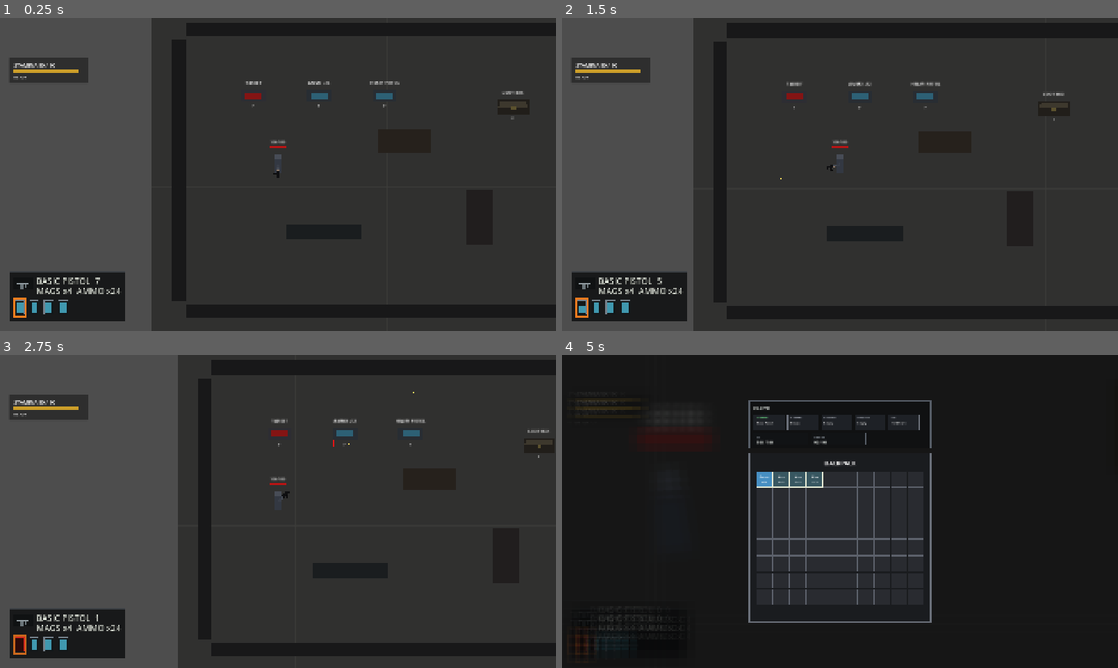
Above: before the commit, frames 1-4 (two rows, left to right).
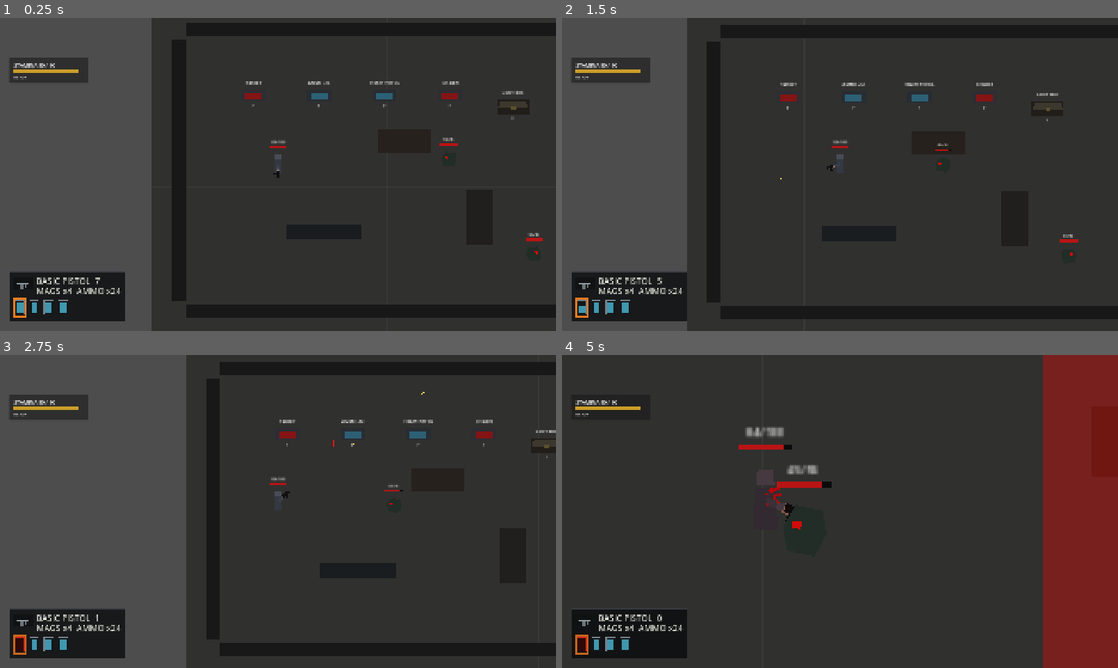
Above: after the commit, the same moments.

Repository: YuiTatsuki1011/projekt-black
Game: Godot game, scene res://scenes/levels/top_down_test_level.tscn
The game is run twice, just before and just after one commit, with the same random seed, the same clock (stepped at 60 frames per second) and the same inputs.
Inputs (mouse positions are in pixels of both pictures, inside the frame that each line leads up to):
- Up to frame 1 (0.25 s): no input
- Up to frame 2 (1.5 s): tap Enter at 0.5 s; move the mouse to (962, 158) at 0.52 s; hold D (move_right) 0.53-1.25 s; hold C (crouch) 0.53-1.25 s; click (962, 158) at 0.67 s; tap W (move_up) at 0.77 s; drag from (728, 190) to (840, 174) at 1.27 s
- Up to frame 3 (2.75 s): tap Space at 2 s; move the mouse to (333, 442) at 2.02 s; press the mouse at (333, 442) at 2.03 s; hold A (move_left) from 2.03 s (still down)
- Up to frame 4 (5 s): release A (move_left) at 2.75 s; release the mouse at (895, 442) at 2.75 s; drag from (812, 574) to (906, 433) at 2.77 s; move the mouse to (1006, 558) at 3.52 s; hold D (move_right) 3.53-4.25 s; hold Right mouse button (sub_weapon_aim) 3.53-4.25 s; tap W (move_up) at 3.77 s; tap Tab (inventory_toggle) at 4.15 s; drag from (673, 464) to (795, 524) at 4.27 s

The runs differ from the first frame. In frame 1, 0.2% of the frame differs, in the area x 79-98%, y 20-76%; in frame 2, 1.8%; in frame 3, 2.1%; in frame 4, 77%, in the area x 0-100%, y 0-100%.

Commit message:
Add top-down combat enemy prototype

Diff:
--- /dev/null
+++ b/scenes/enemies/top_down_chaser_enemy.tscn
@@ -0,0 +1,57 @@
+[gd_scene load_steps=9 format=3]
+
+[ext_resource type="Script" path="res://scripts/enemies/top_down_chaser_enemy.gd" id="1_chaser"]
+[ext_resource type="Script" path="res://scripts/combat/health.gd" id="2_health"]
+[ext_resource type="PackedScene" path="res://scenes/ui/health_indicator.tscn" id="3_health_indicator"]
+[ext_resource type="PackedScene" path="res://scenes/vfx/hit_burst.tscn" id="4_hit_burst"]
+[ext_resource type="PackedScene" path="res://scenes/vfx/death_burst.tscn" id="5_death_burst"]
+[ext_resource type="Script" path="res://scripts/enemies/loot_dropper.gd" id="6_loot_dropper"]
+
+[sub_resource type="CircleShape2D" id="CircleShape2D_body"]
+radius = 16.0
+
+[sub_resource type="CircleShape2D" id="CircleShape2D_damage"]
+radius = 26.0
+
+[node name="TopDownChaserEnemy" type="CharacterBody2D"]
+collision_layer = 8
+collision_mask = 3
+script = ExtResource("1_chaser")
+hit_vfx_scene = ExtResource("4_hit_burst")
+death_vfx_scene = ExtResource("5_death_burst")
+
+[node name="CollisionShape2D" type="CollisionShape2D" parent="."]
+shape = SubResource("CircleShape2D_body")
+
+[node name="BodyVisual" type="Polygon2D" parent="."]
+color = Color(0.13, 0.18, 0.15, 1)
+polygon = PackedVector2Array(-16, -14, 7, -18, 18, -3, 14, 14, -9, 18, -19, 2)
+
+[node name="Eye" type="Polygon2D" parent="BodyVisual"]
+position = Vector2(6, -4)
+color = Color(0.82, 0.05, 0.04, 1)
+polygon = PackedVector2Array(-4, -3, 4, -3, 5, 2, -3, 3)
+
+[node name="DamageArea" type="Area2D" parent="."]
+collision_layer = 0
+collision_mask = 2
+
+[node name="CollisionShape2D" type="CollisionShape2D" parent="DamageArea"]
+shape = SubResource("CircleShape2D_damage")
+
+[node name="Health" type="Node" parent="."]
+script = ExtResource("2_health")
+max_health = 55
+current_health = 55
+
+[node name="HealthIndicator" parent="." instance=ExtResource("3_health_indicator")]
+position = Vector2(0, -32)
+
+[node name="LootDropper" type="Node" parent="."]
+script = ExtResource("6_loot_dropper")
+item_ids = Array[StringName]([&"pistol_ammo"])
+drop_chances = Array[float]([1.0])
+min_quantities = Array[int]([3])
+max_quantities = Array[int]([7])
+drop_offset = Vector2(0, 0)
+spread_radius = 18.0
--- a/scenes/levels/top_down_test_level.tscn
+++ b/scenes/levels/top_down_test_level.tscn
@@ -10,6 +10,7 @@
 [ext_resource type="PackedScene" path="res://scenes/enemies/training_target.tscn" id="8_training_target"]
 [ext_resource type="PackedScene" path="res://scenes/interaction/item_grant_button.tscn" id="9_item_grant_button"]
 [ext_resource type="PackedScene" path="res://scenes/interaction/item_container.tscn" id="10_item_container"]
+[ext_resource type="PackedScene" path="res://scenes/enemies/top_down_chaser_enemy.tscn" id="11_top_down_chaser"]
 
 [sub_resource type="RectangleShape2D" id="RectangleShape2D_horizontal_wall"]
 size = Vector2(960, 32)
@@ -153,8 +154,15 @@
 [node name="Player" parent="." instance=ExtResource("1_player")]
 position = Vector2(220, 330)
 movement_mode = 1
+walk_speed = 208.0
 
 [node name="Enemies" type="Node2D" parent="."]
+
+[node name="ChaserA" parent="Enemies" instance=ExtResource("11_top_down_chaser")]
+position = Vector2(650, 292)
+
+[node name="ChaserB" parent="Enemies" instance=ExtResource("11_top_down_chaser")]
+position = Vector2(830, 520)
 
 [node name="TargetButton" parent="." instance=ExtResource("7_spawn_button")]
 position = Vector2(162, 142)
@@ -172,6 +180,11 @@
 button_label = "HEAVY PISTOL"
 quantity = 1
 
+[node name="ChaserButton" parent="." instance=ExtResource("7_spawn_button")]
+position = Vector2(630, 142)
+spawn_scene = ExtResource("11_top_down_chaser")
+button_label = "CHASER"
+
 [node name="LootBox" parent="." instance=ExtResource("10_item_container")]
 position = Vector2(780, 170)
 container_label = "LOOT BOX"
--- /dev/null
+++ b/scripts/enemies/top_down_chaser_enemy.gd
@@ -0,0 +1,240 @@
+extends CharacterBody2D
+class_name TopDownChaserEnemy
+
+enum AttackState {
+	CHASE,
+	WINDUP,
+	ACTIVE,
+	RECOVERY,
+}
+
+@export var target_path: NodePath = NodePath("../../Player")
+@export var move_speed: float = 92.0
+@export var aggro_range: float = 520.0
+@export var attack_damage: int = 16
+@export var attack_range: float = 34.0
+@export var attack_windup_time: float = 0.28
+@export var attack_active_time: float = 0.16
+@export var attack_recovery_time: float = 0.55
+@export var attack_lunge_speed: float = 180.0
+@export var hit_vfx_scene: PackedScene
+@export var death_vfx_scene: PackedScene
+@export var knockback_strength: float = 130.0
+@export var knockback_recovery: float = 500.0
+@export var hit_flash_time: float = 0.08
+
+@onready var health: Node = $Health
+@onready var body_visual: Polygon2D = $BodyVisual
+@onready var eye_visual: Polygon2D = $BodyVisual/Eye
+@onready var damage_area: Area2D = $DamageArea
+@onready var loot_dropper: Node = get_node_or_null("LootDropper")
+
+var _target: Node2D
+var _is_dead: bool = false
+var _knockback_velocity: Vector2 = Vector2.ZERO
+var _base_body_color: Color
+var _base_eye_color: Color
+var _flash_tween: Tween
+var _attack_state: AttackState = AttackState.CHASE
+var _attack_timer: float = 0.0
+var _attack_direction: Vector2 = Vector2.RIGHT
+var _has_hit_this_attack: bool = false
+
+
+func _ready() -> void:
+	_base_body_color = body_visual.color
+	_base_eye_color = eye_visual.color
+	_resolve_target()
+	health.damaged.connect(_on_damaged)
+	health.died.connect(_on_died)
+
+
+func set_target(target: Node2D) -> void:
+	_target = target
+
+
+func _physics_process(delta: float) -> void:
+	if _is_dead:
+		return
+
+	if _target == null or not is_instance_valid(_target):
+		_resolve_target()
+
+	_update_attack_state(delta)
+	_update_velocity()
+	_knockback_velocity = _knockback_velocity.move_toward(Vector2.ZERO, knockback_recovery * delta)
+	move_and_slide()
+
+
+func apply_hit_reaction(direction: Vector2, _damage: int, hit_position: Vector2) -> void:
+	var knockback_direction := direction.normalized()
+	if knockback_direction == Vector2.ZERO:
+		knockback_direction = Vector2.RIGHT
+	_knockback_velocity = knockback_direction * knockback_strength
+	_spawn_vfx(hit_vfx_scene, hit_position)
+	_flash()
+
+
+func _resolve_target() -> void:
+	_target = get_node_or_null(target_path) as Node2D
+	if _target != null:
+		return
+
+	var current_scene := get_tree().current_scene
+	if current_scene != null:
+		_target = current_scene.get_node_or_null("Player") as Node2D
+
+
+func _update_velocity() -> void:
+	velocity = _knockback_velocity
+	if _target == null:
+		return
+
+	match _attack_state:
+		AttackState.CHASE:
+			var to_target := _target.global_position - global_position
+			if to_target.length_squared() <= aggro_range * aggro_range and to_target.length_squared() > 1.0:
+				velocity += to_target.normalized() * move_speed
+				_set_facing(to_target)
+		AttackState.ACTIVE:
+			velocity += _attack_direction * attack_lunge_speed
+
+
+func _update_attack_state(delta: float) -> void:
+	match _attack_state:
+		AttackState.CHASE:
+			_try_start_attack()
+		AttackState.WINDUP:
+			_attack_timer -= delta
+			_pulse_windup()
+			if _attack_timer <= 0.0:
+				_enter_active_attack()
+		AttackState.ACTIVE:
+			_attack_timer -= delta
+			_try_apply_attack_damage()
+			if _attack_timer <= 0.0:
+				_enter_recovery()
+		AttackState.RECOVERY:
+			_attack_timer -= delta
+			if _attack_timer <= 0.0:
+				_enter_chase()
+
+
+func _try_start_attack() -> void:
+	if _target == null:
+		return
+
+	var to_target := _target.global_position - global_position
+	if to_target.length_squared() > attack_range * attack_range:
+		return
+
+	_attack_direction = to_target.normalized()
+	if _attack_direction == Vector2.ZERO:
+		_attack_direction = Vector2.RIGHT
+	_set_facing(_attack_direction)
+	_attack_state = AttackState.WINDUP
+	_attack_timer = attack_windup_time
+	_has_hit_this_attack = false
+	body_visual.scale = Vector2(body_visual.scale.x * 1.08, 0.92)
+
+
+func _enter_active_attack() -> void:
+	_attack_state = AttackState.ACTIVE
+	_attack_timer = attack_active_time
+	body_visual.scale = Vector2(signf(body_visual.scale.x) * 0.92, 1.1)
+	body_visual.color = _base_body_color
+	eye_visual.color = _base_eye_color
+	_try_apply_attack_damage()
+
+
+func _enter_recovery() -> void:
+	_attack_state = AttackState.RECOVERY
+	_attack_timer = attack_recovery_time
+	body_visual.scale = Vector2(signf(body_visual.scale.x), 1.0)
+	body_visual.color = _base_body_color
+	eye_visual.color = _base_eye_color
+
+
+func _enter_chase() -> void:
+	_attack_state = AttackState.CHASE
+	_attack_timer = 0.0
+	_has_hit_this_attack = false
+	body_visual.scale = Vector2(signf(body_visual.scale.x), 1.0)
+	body_visual.color = _base_body_color
+	eye_visual.color = _base_eye_color
+
+
+func _try_apply_attack_damage() -> void:
+	if _has_hit_this_attack:
+		return
+
+	for body in damage_area.get_overlapping_bodies():
+		var health_node := _find_health(body)
+		if health_node == null:
+			continue
+
+		_has_hit_this_attack = true
+		if body.has_method("apply_damage_reaction"):
+			body.call("apply_damage_reaction", _attack_direction, attack_damage, global_position)
+		health_node.apply_damage(attack_damage)
+		return
+
+
+func _find_health(node: Node) -> Node:
+	if node == null:
+		return null
+
+	return node.get_node_or_null("Health")
+
+
+func _set_facing(direction: Vector2) -> void:
+	if absf(direction.x) <= 0.01:
+		return
+
+	body_visual.scale.x = signf(direction.x) * absf(body_visual.scale.x)
+
+
+func _pulse_windup() -> void:
+	var pulse := 0.78 + sin(Time.get_ticks_msec() * 0.024) * 0.22
+	body_visual.color = _base_body_color.lerp(Color(0.92, 0.12, 0.08, 1.0), pulse)
+	eye_visual.color = _base_eye_color.lerp(Color.WHITE, pulse)
+
+
+func _on_damaged(_amount: int, _current_health: int, _max_health: int) -> void:
+	_flash()
+
+
+func _on_died() -> void:
+	if _is_dead:
+		return
+
+	_is_dead = true
+	_spawn_vfx(death_vfx_scene, global_position)
+	if loot_dropper != null and loot_dropper.has_method("drop_at"):
+		loot_dropper.call("drop_at", global_position, get_parent())
+	queue_free()
+
+
+func _flash() -> void:
+	if _flash_tween != null:
+		_flash_tween.kill()
+
+	body_visual.color = Color(1.0, 0.72, 0.68, 1.0)
+	eye_visual.color = Color.WHITE
+	_flash_tween = create_tween()
+	_flash_tween.tween_property(body_visual, "color", _base_body_color, hit_flash_time)
+	_flash_tween.parallel().tween_property(eye_visual, "color", _base_eye_color, hit_flash_time)
+
+
+func _spawn_vfx(vfx_scene: PackedScene, spawn_position: Vector2) -> void:
+	if vfx_scene == null:
+		return
+
+	var vfx := vfx_scene.instantiate()
+	var vfx_parent := get_tree().current_scene
+	if vfx_parent == null:
+		vfx_parent = get_tree().root
+	vfx_parent.add_child(vfx)
+	if vfx is Node2D:
+		var vfx_2d := vfx as Node2D
+		vfx_2d.global_position = spawn_position
--- a/scripts/ui/inventory_screen.gd
+++ b/scripts/ui/inventory_screen.gd
@@ -106,6 +106,9 @@
 var _is_open: bool = false
 var _camera: Camera2D
 var _camera_tween: Tween
+var _camera_rest_position: Vector2 = Vector2.ZERO
+var _camera_rest_zoom: Vector2 = Vector2.ONE
+var _camera_has_rest_state: bool = false
 var _damage_edge_flash: ColorRect
 var _damage_flash_tween: Tween
 var _gear_panel: Panel
@@ -748,14 +751,29 @@
 	if _camera == null:
 		return
 
+	if is_open and not _camera_has_rest_state:
+		_camera_rest_position = _camera.position
+		_camera_rest_zoom = _camera.zoom
+		_camera_has_rest_state = true
+
 	if _camera_tween != null:
 		_camera_tween.kill()
 
-	var target_position := inventory_camera_position if is_open else normal_camera_position
-	var target_zoom := inventory_camera_zoom if is_open else normal_camera_zoom
+	var target_position := inventory_camera_position
+	var target_zoom := inventory_camera_zoom
+	if not is_open:
+		target_position = _camera_rest_position if _camera_has_rest_state else normal_camera_position
+		target_zoom = _camera_rest_zoom if _camera_has_rest_state else normal_camera_zoom
+
 	_camera_tween = create_tween()
 	_camera_tween.tween_property(_camera, "position", target_position, camera_transition_time)
 	_camera_tween.parallel().tween_property(_camera, "zoom", target_zoom, camera_transition_time)
+	if not is_open:
+		_camera_tween.finished.connect(_clear_camera_rest_state, CONNECT_ONE_SHOT)
+
+
+func _clear_camera_rest_state() -> void:
+	_camera_has_rest_state = false
 
 
 func _build_grid_cells() -> void:
Not shown: 1 places in scenes/levels/top_down_test_level.tscn that only renumber resources
Not shown, changed: docs/HANDOFF.md
